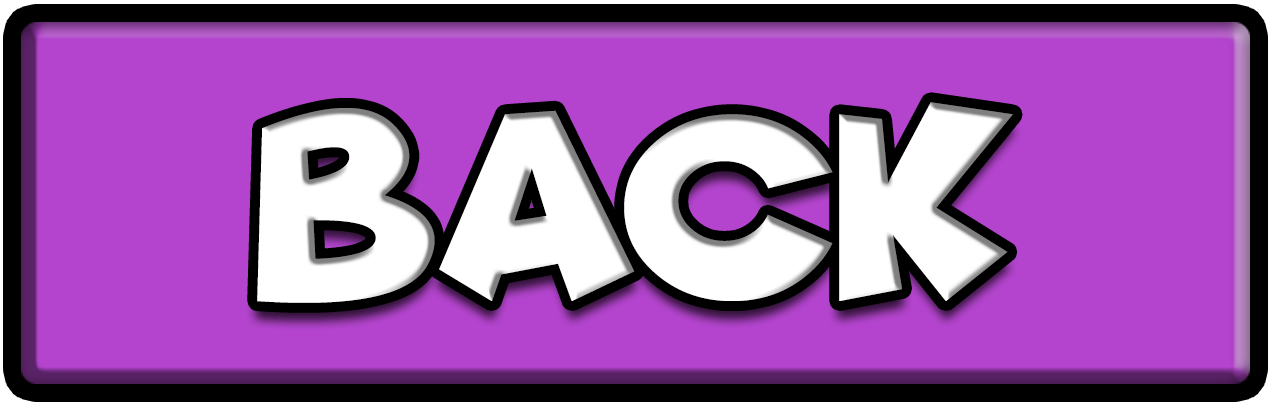
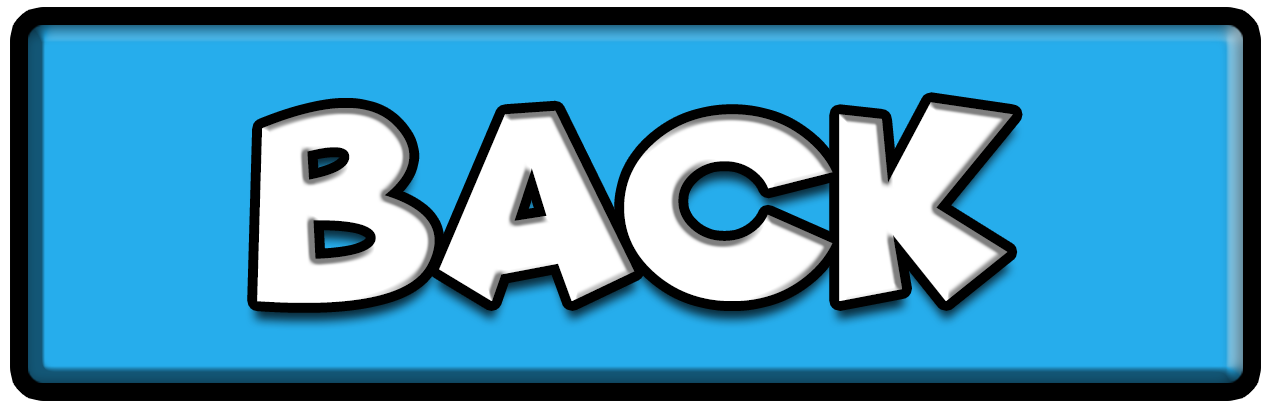
Layer changes from the first w=1272, h=407 image to the second:
painted on "Rounded Rectangle 1" over [21, 22, 1250, 384]
